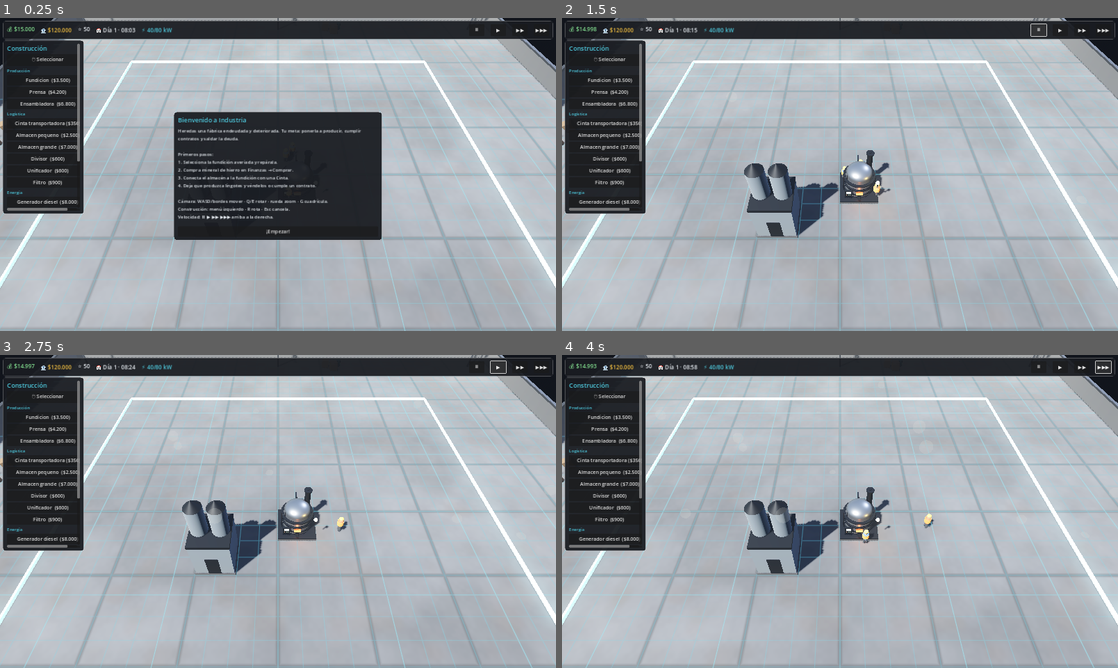
Above: before the commit, frames 1-4 (two rows, left to right).
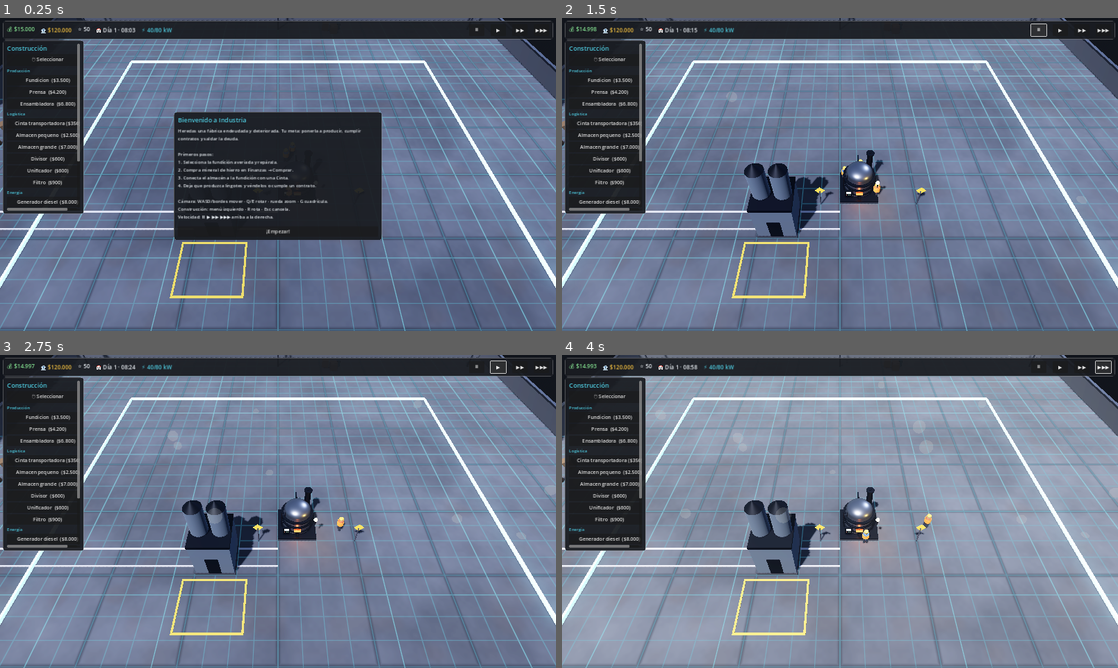
Above: after the commit, the same moments.

Repository: luckyvalentinaguirre-bot/Industria
Game: Godot game, scene res://scenes/main/main.tscn
Two runs of this game, one before a commit and one after it. Both use one fixed random seed, a clock stepped at 60 frames per second and the inputs below.
Inputs:
- Up to frame 1 (0.25 s): no input
- Up to frame 2 (1.5 s): click "¡Empezar!" at 0.5 s; click "⏸" at 1.25 s
- Up to frame 3 (2.75 s): click "▶" at 2 s
- Up to frame 4 (4 s): click "▶▶" at 2.75 s; click "▶▶▶" at 3.5 s

The runs differ from the first frame. In frame 1, 69% of the frame differs, in the area x 0-100%, y 0-100%; in frame 2, 84%; in frame 3, 84%; in frame 4, 83%.

Commit message:
Vehículos, ciclo día/noche y señalización de suelo
Completa el lote "todo" de atmósfera y vida en la planta.

- Vehículos: camiones 3D (cabina, remolque, ruedas, faros) que entran al recibir
  una entrega de proveedor y salen al cumplir un contrato, siguiendo una ruta por
  el carril señalizado. VehicleManager limita los simultáneos (spec §25).
- Ciclo día/noche: el sol recorre el cielo según el reloj del juego, con cambios
  de energía/color de la luz, ambiente, cielo y niebla; las farolas se encienden
  automáticamente al anochecer.
- Señalización de suelo: carril de circulación, franjas de peligro junto al portón,
  perímetro de zona de carga y señales de advertencia.

Verificado: import limpio, escena principal sin errores y smoke test 27/27 PASS
(añadida comprobación de aparición de vehículos).

Co-Authored-By: Claude Opus 4.8 <noreply@anthropic.com>
Claude-Session: https://claude.ai/code/session_01ETPkQhicRLbwGdXtkPoigV

Diff:
--- a/scripts/core/game_manager.gd
+++ b/scripts/core/game_manager.gd
@@ -35,6 +35,7 @@
 var rules: Node
 var automation: Node
 var events: Node
+var vehicles: Node
 var objectives: Node
 var upgrades: Node
 var audio: Node
@@ -68,6 +69,7 @@
 	rules = _add("res://scripts/automation/rule_manager.gd", "RuleManager")
 	automation = _add("res://scripts/automation/automation_manager.gd", "AutomationManager")
 	events = _add("res://scripts/events/event_manager.gd", "EventManager")
+	vehicles = _add("res://scripts/vehicles/vehicle_manager.gd", "VehicleManager")
 	objectives = _add("res://scripts/core/objective_manager.gd", "ObjectiveManager")
 	upgrades = _add("res://scripts/core/upgrade_manager.gd", "UpgradeManager")
 	audio = _add("res://scripts/core/audio_manager.gd", "AudioManager")
@@ -89,6 +91,7 @@
 	buildings.set_container(containers.get("buildings"))
 	transport.set_container(containers.get("conveyors"))
 	workers.set_container(containers.get("workers"))
+	vehicles.set_container(containers.get("vehicles"))
 
 func _on_world_ready() -> void:
 	start_game()
--- /dev/null
+++ b/scripts/vehicles/vehicle.gd
@@ -0,0 +1,93 @@
+extends Node3D
+class_name Vehicle
+## Vehicle — camión que recorre la fábrica (spec §4 "vehículos desplazándose").
+##
+## Modelo 3D generado por código (cabina, remolque, ruedas). Sigue una lista de
+## puntos y se elimina al terminar el recorrido. Lo usa VehicleManager para
+## representar entregas de proveedores y despachos a clientes.
+##
+## Nota de estructura: dominio propio (paralelo a assets/scenes/vehicles).
+
+var _waypoints: Array = []
+var _idx: int = 0
+var _speed: float = 9.0
+
+func setup(waypoints: Array, color: Color) -> void:
+	_waypoints = waypoints
+	if _waypoints.size() > 0:
+		global_position = _waypoints[0]
+		_idx = 1
+	_build_visual(color)
+
+func _process(delta: float) -> void:
+	if _idx >= _waypoints.size():
+		queue_free()
+		return
+	var target: Vector3 = _waypoints[_idx]
+	var to := target - global_position
+	to.y = 0
+	if to.length() < 0.6:
+		_idx += 1
+		return
+	var dir := to.normalized()
+	global_position += dir * _speed * delta
+	# Orientación suave hacia el rumbo.
+	var look := global_position + dir
+	var tf := global_transform.looking_at(look, Vector3.UP)
+	global_transform.basis = global_transform.basis.slerp(tf.basis, clampf(delta * 6.0, 0, 1))
+
+func _build_visual(color: Color) -> void:
+	var body := StandardMaterial3D.new()
+	body.albedo_color = color
+	body.roughness = 0.5
+	body.metallic = 0.4
+	var dark := StandardMaterial3D.new()
+	dark.albedo_color = Color(0.1, 0.1, 0.12)
+	dark.roughness = 0.7
+	var cargo := StandardMaterial3D.new()
+	cargo.albedo_color = Color(0.55, 0.56, 0.58)
+	cargo.roughness = 0.6
+	cargo.metallic = 0.5
+
+	# Cabina.
+	_box(Vector3(1.8, 1.4, 1.8), Vector3(0, 1.1, 1.9), body)
+	_box(Vector3(1.7, 0.7, 0.1), Vector3(0, 1.5, 2.85), dark)   # parabrisas
+	# Remolque de carga.
+	_box(Vector3(2.0, 1.8, 3.6), Vector3(0, 1.3, -0.9), cargo)
+	_box(Vector3(2.05, 0.15, 3.65), Vector3(0, 2.25, -0.9), dark)
+	# Chasis.
+	_box(Vector3(1.9, 0.3, 5.6), Vector3(0, 0.5, 0.4), dark)
+	# Ruedas.
+	for wz in [2.0, -0.4, -1.6]:
+		for wx in [-1, 1]:
+			var wheel := _cyl(0.4, 0.4, 0.3, Vector3(wx * 0.95, 0.4, wz), dark)
+			wheel.rotation_degrees = Vector3(0, 0, 90)
+	# Faros.
+	var head := StandardMaterial3D.new()
+	head.albedo_color = Color(1, 0.95, 0.7)
+	head.emission_enabled = true
+	head.emission = Color(1, 0.95, 0.7)
+	head.emission_energy_multiplier = 2.0
+	for hx in [-0.6, 0.6]:
+		_box(Vector3(0.25, 0.25, 0.05), Vector3(hx, 0.9, 2.85), head)
+
+func _box(size: Vector3, pos: Vector3, mat: Material) -> void:
+	var mi := MeshInstance3D.new()
+	var bm := BoxMesh.new()
+	bm.size = size
+	mi.mesh = bm
+	mi.position = pos
+	mi.material_override = mat
+	add_child(mi)
+
+func _cyl(tr: float, br: float, h: float, pos: Vector3, mat: Material) -> MeshInstance3D:
+	var mi := MeshInstance3D.new()
+	var cm := CylinderMesh.new()
+	cm.top_radius = tr
+	cm.bottom_radius = br
+	cm.height = h
+	mi.mesh = cm
+	mi.position = pos
+	mi.material_override = mat
+	add_child(mi)
+	return mi
--- /dev/null
+++ b/scripts/vehicles/vehicle_manager.gd
@@ -0,0 +1,49 @@
+extends Node
+## VehicleManager — despacho de camiones de entrada/salida (spec §4).
+##
+## Al recibir una entrega de proveedor entra un camión; al completar un contrato
+## sale uno. Recorren una ruta desde/ hacia el portón y luego se eliminan. Se
+## limita el número simultáneo para no sobrecargar la escena (spec §25).
+
+const VehicleScript := preload("res://scripts/vehicles/vehicle.gd")
+const MAX_VEHICLES := 5
+
+var _container: Node3D
+var _active: Array = []
+
+func _ready() -> void:
+	EventBus.delivery_arrived.connect(_on_delivery)
+	EventBus.contract_completed.connect(_on_contract)
+
+func set_container(node: Node3D) -> void:
+	_container = node
+
+func _gate() -> float:
+	return GameState.grid_size.x * GameState.CELL_SIZE * 0.5   # borde del recinto
+
+func _cleanup() -> void:
+	_active = _active.filter(func(v): return is_instance_valid(v))
+
+func _spawn(route: Array, color: Color) -> void:
+	_cleanup()
+	if _container == null or _active.size() >= MAX_VEHICLES:
+		return
+	var v: Vehicle = VehicleScript.new()
+	_container.add_child(v)
+	v.setup(route, color)
+	_active.append(v)
+
+func _on_delivery(_item: String, _qty: int) -> void:
+	# Entra desde el portón oeste, llega a la zona de carga y se marcha.
+	var g := _gate()
+	_spawn([
+		Vector3(-g, 0, 6), Vector3(-6, 0, 6), Vector3(-6, 0, 11),
+		Vector3(-14, 0, 6), Vector3(-g, 0, 6),
+	], Color(0.3, 0.5, 0.85))
+
+func _on_contract(_c: Resource) -> void:
+	# Sale cargado hacia el portón este.
+	var g := _gate()
+	_spawn([
+		Vector3(6, 0, 11), Vector3(6, 0, 6), Vector3(g, 0, 6),
+	], Color(0.35, 0.7, 0.4))
--- a/scripts/world/world_manager.gd
+++ b/scripts/world/world_manager.gd
@@ -21,6 +21,9 @@
 
 var _containers: Dictionary = {}
 var build_controller: Node3D
+var _env: Environment
+var _sky_mat: ProceduralSkyMaterial
+var _lamp_lights: Array = []
 
 func _ready() -> void:
 	_setup_environment()
@@ -29,13 +32,16 @@
 	_setup_containers()
 	_setup_props()
 	_setup_build_controller()
+	# Ciclo día/noche sincronizado con el reloj del juego.
+	EventBus.minute_passed.connect(_update_day_night)
+	_update_day_night(GameState.day, GameState.hour, GameState.minute)
 	# La cuadrícula se autoconstruye en su propio _ready().
 	# Registrar el mundo en GameManager antes de arrancar la partida.
 	GameManager.register_world(self, _build_grid, _containers)
 	call_deferred("_emit_world_ready")
 
 func _setup_containers() -> void:
-	for key in ["machines", "buildings", "conveyors", "workers", "items"]:
+	for key in ["machines", "buildings", "conveyors", "workers", "items", "vehicles"]:
 		var node := Node3D.new()
 		node.name = key.capitalize() + "Root"
 		add_child(node)
@@ -94,6 +100,7 @@
 	sky_mat.sun_angle_max = 30.0
 	sky.sky_material = sky_mat
 	env.sky = sky
+	_sky_mat = sky_mat
 
 	# Iluminación ambiental basada en el cielo (PBR).
 	env.ambient_light_source = Environment.AMBIENT_SOURCE_SKY
@@ -124,6 +131,33 @@
 	env.adjustment_saturation = 1.08
 
 	_environment.environment = env
+	_env = env
+
+# --- Ciclo día / noche ------------------------------------------------------
+func _update_day_night(_day: int, hour: int, minute: int) -> void:
+	if not _env:
+		return
+	var t := float(hour) + float(minute) / 60.0
+	var day_amt := 0.0
+	if t >= 5.5 and t <= 18.5:
+		day_amt = clampf(sin(PI * (t - 5.5) / 13.0), 0.0, 1.0)
+
+	# Sol: elevación y azimut a lo largo del día.
+	_sun.rotation_degrees = Vector3(-8.0 - day_amt * 72.0, -46.0 + (t - 6.0) / 12.0 * 80.0, 0)
+	_sun.light_energy = lerpf(0.04, 1.6, day_amt)
+	_sun.light_color = Color(0.4, 0.45, 0.7).lerp(Color(1.0, 0.95, 0.85), day_amt)
+
+	_env.ambient_light_energy = lerpf(0.12, 1.0, day_amt)
+	_env.fog_light_color = Color(0.09, 0.11, 0.2).lerp(Color(0.55, 0.58, 0.62), day_amt)
+	if _sky_mat:
+		_sky_mat.sky_top_color = Color(0.03, 0.04, 0.10).lerp(Color(0.28, 0.42, 0.62), day_amt)
+		_sky_mat.sky_horizon_color = Color(0.09, 0.10, 0.15).lerp(Color(0.62, 0.68, 0.74), day_amt)
+
+	# Farolas encendidas al anochecer / de noche.
+	var lamps_on: bool = day_amt < 0.28
+	for l in _lamp_lights:
+		if is_instance_valid(l):
+			l.light_energy = 2.6 if lamps_on else 0.0
 
 # --- Iluminación ------------------------------------------------------------
 
@@ -231,6 +265,44 @@
 	# Polvo ambiental muy sutil sobre la fábrica.
 	props.add_child(_make_dust(ext))
 
+	# Señalización y líneas de seguridad en el suelo.
+	_setup_floor_markings(props, ext)
+
+func _setup_floor_markings(parent: Node3D, ext: float) -> void:
+	var yellow := StandardMaterial3D.new()
+	yellow.albedo_color = Color(0.85, 0.72, 0.1)
+	yellow.roughness = 0.7
+	yellow.emission_enabled = true
+	yellow.emission = Color(0.6, 0.5, 0.05)
+	yellow.emission_energy_multiplier = 0.3
+	var white := StandardMaterial3D.new()
+	white.albedo_color = Color(0.8, 0.8, 0.82)
+	white.roughness = 0.7
+
+	# Carril de circulación de camiones (dos líneas paralelas hasta el centro).
+	for lz in [5.0, 7.0]:
+		_pbox(parent, Vector3(ext, 0.03, 0.2), Vector3(-ext * 0.5, 0.04, lz), white)
+	# Flechas/franjas de peligro cerca del portón oeste.
+	for i in range(5):
+		var stripe := _pbox(parent, Vector3(0.5, 0.03, 1.6), Vector3(-ext + 2 + i * 0.9, 0.04, 6), yellow)
+		stripe.rotation.y = deg_to_rad(35)
+	# Perímetro de la zona de carga (rectángulo amarillo).
+	var pad := Vector3(-6, 0, 11)
+	_pbox(parent, Vector3(6.2, 0.03, 0.2), pad + Vector3(0, 0.04, -2.5), yellow)
+	_pbox(parent, Vector3(6.2, 0.03, 0.2), pad + Vector3(0, 0.04, 2.5), yellow)
+	_pbox(parent, Vector3(0.2, 0.03, 5.2), pad + Vector3(-3, 0.04, 0), yellow)
+	_pbox(parent, Vector3(0.2, 0.03, 5.2), pad + Vector3(3, 0.04, 0), yellow)
+
+	# Señales de advertencia (poste + placa triangular emisiva).
+	for sign_pos in [Vector3(-2, 0, 4), Vector3(8, 0, 4)]:
+		_pcyl(parent, 0.06, 0.06, 2.2, sign_pos + Vector3(0, 1.1, 0), _simple(Color(0.5, 0.5, 0.55), 0.5, 0.7))
+		var plate := _simple(Color(0.9, 0.75, 0.1), 0.5, 0.0)
+		plate.emission_enabled = true
+		plate.emission = Color(0.8, 0.6, 0.05)
+		plate.emission_energy_multiplier = 0.6
+		var s := _pbox(parent, Vector3(0.7, 0.7, 0.05), sign_pos + Vector3(0, 2.3, 0), plate)
+		s.rotation.z = deg_to_rad(45)
+
 func _light_pole(parent: Node3D, base: Vector3, mat: Material) -> void:
 	var pole := _pcyl(parent, 0.12, 0.14, 7.0, base + Vector3(0, 3.5, 0), mat)
 	var arm := _pbox(parent, Vector3(0.12, 0.12, 1.4), base + Vector3(0, 6.8, 0.6), mat)
@@ -248,6 +320,7 @@
 	light.light_color = Color(1.0, 0.93, 0.78)
 	light.shadow_enabled = false
 	parent.add_child(light)
+	_lamp_lights.append(light)
 
 func _make_dust(ext: float) -> GPUParticles3D:
 	var p := GPUParticles3D.new()
--- a/tests/production/smoke_test.gd
+++ b/tests/production/smoke_test.gd
@@ -22,6 +22,7 @@
 	_test_logistics_relay()
 	_test_expansion()
 	_test_upgrades()
+	_test_vehicles()
 	_test_objectives()
 	_test_save_load()
 	print("\n=== RESULTADO: %s (%d fallos) ===" % ["PASS" if _failures == 0 else "FAIL", _failures])
@@ -42,6 +43,7 @@
 	GameManager.buildings.set_container(root)
 	GameManager.workers.set_container(root)
 	GameManager.transport.set_container(root)
+	GameManager.vehicles.set_container(root)
 
 func _tick(seconds: float, step: float = 0.1) -> void:
 	var n := int(seconds / step)
@@ -147,6 +149,12 @@
 	um.buy("sales_network")
 	return um.sell_mult() > before
 
+func _test_vehicles() -> void:
+	var before: int = GameManager.vehicles._active.size()
+	EventBus.delivery_arrived.emit("iron_ore", 10)
+	GameManager.vehicles._cleanup()
+	_check("Vehículos: llega un camión al recibir una entrega", GameManager.vehicles._active.size() > before)
+
 func _test_objectives() -> void:
 	# Ventas y contratos previos deben haber marcado objetivos; forzamos deuda 0.
 	_check("Objetivos: 'realiza tu primera venta' cumplido", _obj_done("sell"))
Not shown, changed: README.md
